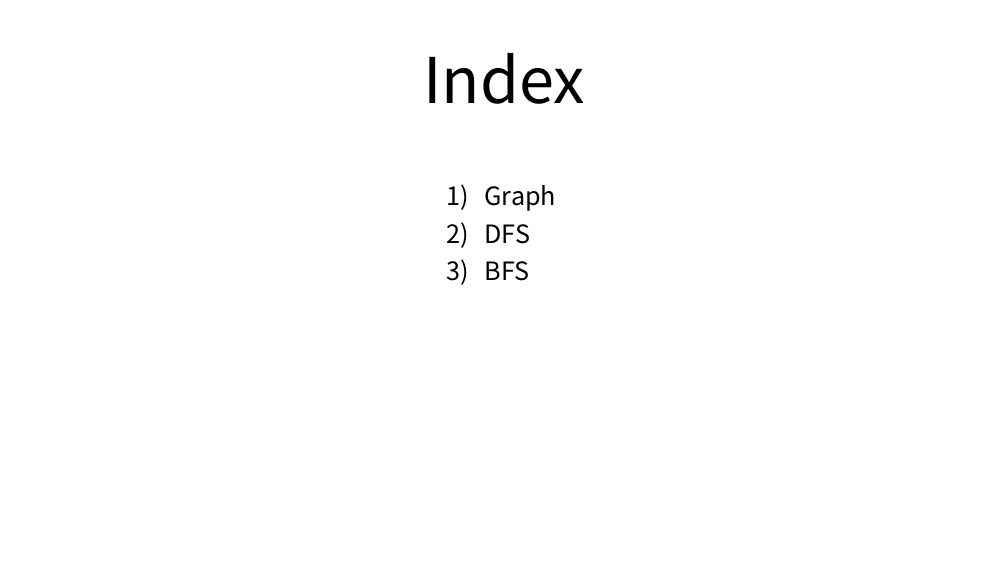
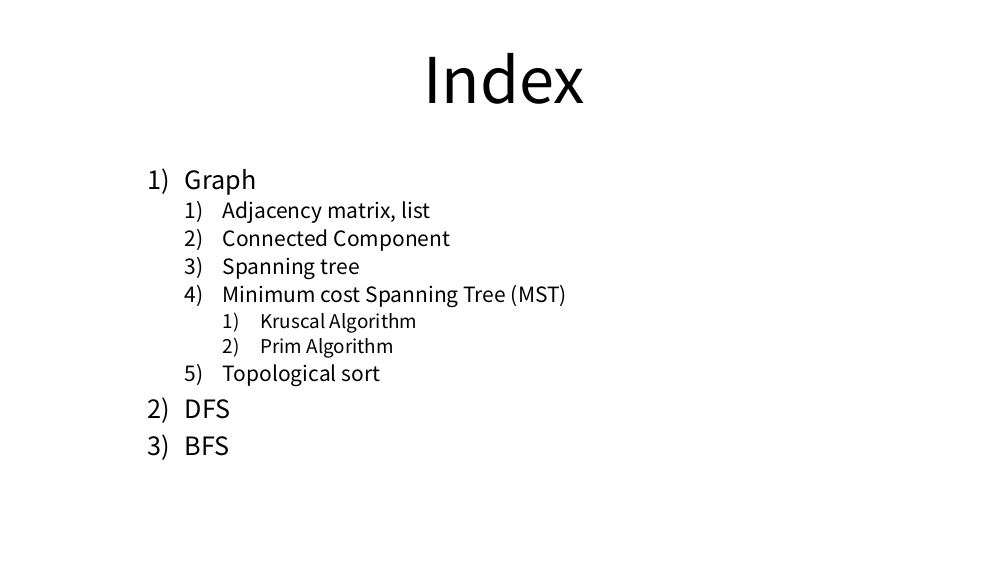
Before and after one commit to 2018007956/Coding-Test-Study, a slide deck: slide 2 of week5/graph&DFS,BFS.pptx. Drawn at 1008x567 pixels with LibreOffice and Linux fonts; fonts in the diff are those of the drawing. Boxes give left, top, right and bottom in pixels: in the first picture for what was removed or moved away, otherwise in the second. Text is boxed around its words. In the diff, an @@ line names an element or a change of style, - is before the commit and + after.

```diff
--- a/week5/graph&DFS,BFS.pptx
+++ b/week5/graph&DFS,BFS.pptx
@@ subtitle "Graph": place and size @@
-subtitle "Graph" at bbox=[485, 185, 557, 281]
+subtitle "Graph" at bbox=[185, 169, 567, 456]
@@ subtitle at bbox=[223, 201, 567, 386]: paragraphs added @@
+  1) Adjacency matrix, list
+  2) Connected Component
+  3) Spanning tree
+  4) Minimum cost Spanning Tree (MST)
+    1) Kruscal Algorithm
+    2) Prim Algorithm
+  5) Topological sort
```
Also in this commit, not shown: 2 other slides changed, 5 slides added, 5 other files.
